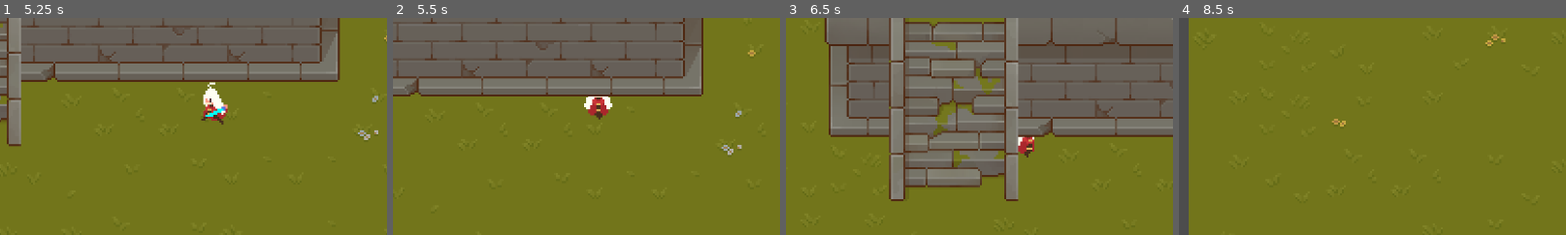
Above: before the commit, frames 1-4 (left to right).
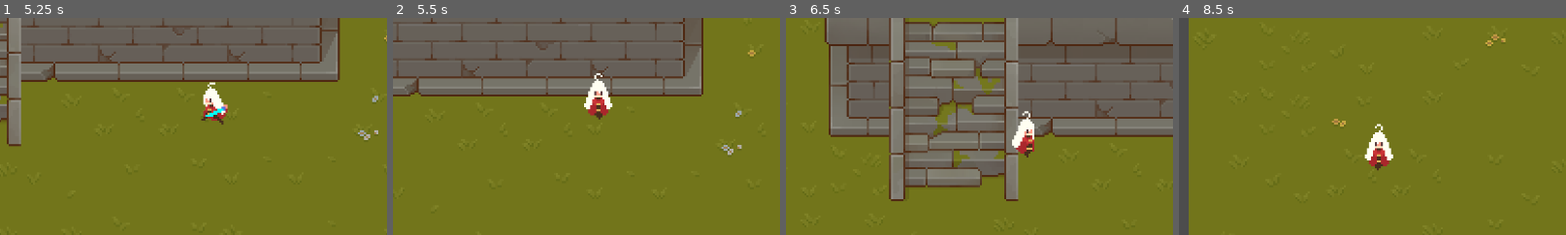
Above: after the commit, the same moments.

Repository: ABAPa/TopDown-project
Game: Godot game, scene res://Scenes/world.tscn
Same seed, same stepped clock (60 frames per second), same inputs: the game is played once before the commit and once after it.
Inputs (mouse positions are % of the whole screen's width and height, from its top left):
- Up to frame 1 (5.25 s): tap Enter at 0.5 s; move the mouse to (72, 45) at 0.52 s; hold D (Move Right) 0.53-1.28 s; click (72, 45) at 0.6 s; tap F (Jump) at 0.77, 1.52, 3.02, 3.77, 4.52 s; move the mouse to (30, 55) at 1.27 s; hold S (Move Back) 1.28-2.03 s; tap Space (Dodge Roll) at 1.35, 2.85, 4.35 s; move the mouse to (60, 28) at 2.02 s; hold D (Move Right) 2.03-2.78 s; click (60, 28) at 2.1 s; move the mouse to (45, 70) at 2.77 s; hold W (Move Forward) 2.78-3.53 s; move the mouse to (80, 65) at 3.52 s; hold A (Move Left) 3.53-5.03 s; click (80, 65) at 3.6 s; move the mouse to (20, 35) at 4.27 s; move the mouse to (55, 50) at 5.02 s; hold S (Move Back) from 5.03 s (still down); click (55, 50) at 5.1 s
- Up to frame 2 (5.5 s): keep holding S (Move Back)
- Up to frame 3 (6.5 s): move the mouse to (35, 25) at 5.77 s; release S (Move Back) at 5.78 s; hold D (Move Right) from 5.78 s (still down); tap Space (Dodge Roll) at 5.85 s; tap F (Jump) at 6.02 s
- Up to frame 4 (8.5 s): move the mouse to (72, 45) at 6.52 s; release D (Move Right) at 6.53 s; hold W (Move Forward) 6.53-7.28 s; click (72, 45) at 6.6 s; tap F (Jump) at 6.77, 7.52 s; move the mouse to (30, 55) at 7.27 s; hold D (Move Right) 7.28-8.03 s; tap Space (Dodge Roll) at 7.35 s; move the mouse to (60, 28) at 8.02 s; hold S (Move Back) from 8.03 s (still down); click (60, 28) at 8.1 s
The pictures show only the part of the screen within x 26-76%, y 30-80%; the shares and areas given below are measured in that part.

Frame 1 is identical in both runs. In frame 2, 0.3% of the frame differs, in the area x 50-56%, y 25-37%; in frame 3, 0.5%; in frame 4, 0.9%, in the area x 47-56%, y 48-71%.

Commit message:
update combine

Diff:
--- a/Player States/PlayerJump.gd
+++ b/Player States/PlayerJump.gd
@@ -40,9 +40,9 @@
 	await get_tree().create_timer(0.1).timeout
 	ZFloors.erase(0)
 func _process(delta):
-	if playerZ <= areaZHieght && isntBehindPlatform:
-		player.z_index = 1
-	else: player.z_index = -1
+	if playerZ <= areaZHieght:
+		player.z_index = 6
+	else: player.z_index = 5
 	#print(playerZ, " playerZ", ZFloors.min(), " ZFloors", isOnPlatform)
 	print(ZFloor)
 	if isOnStairs:
